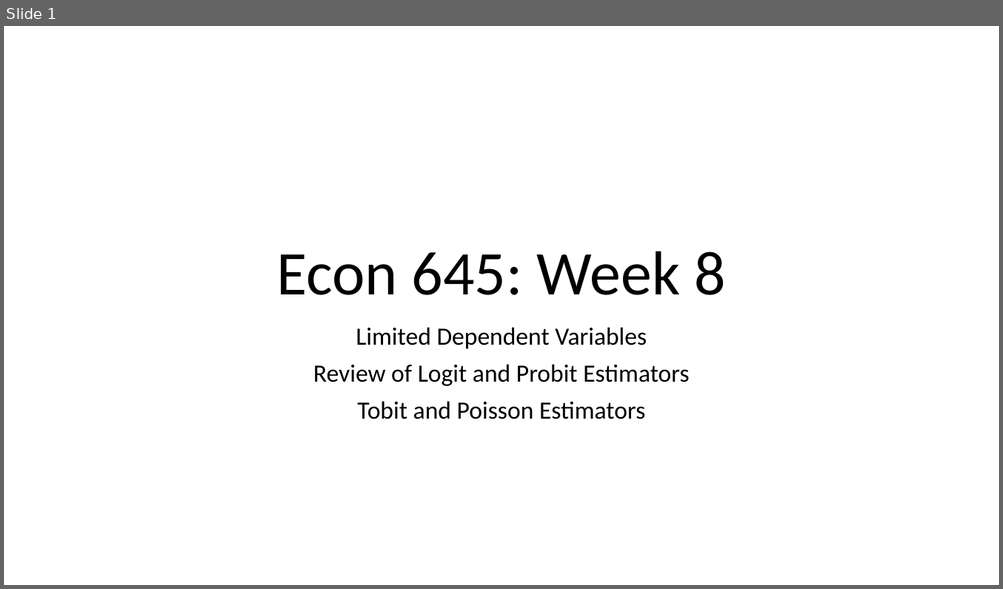
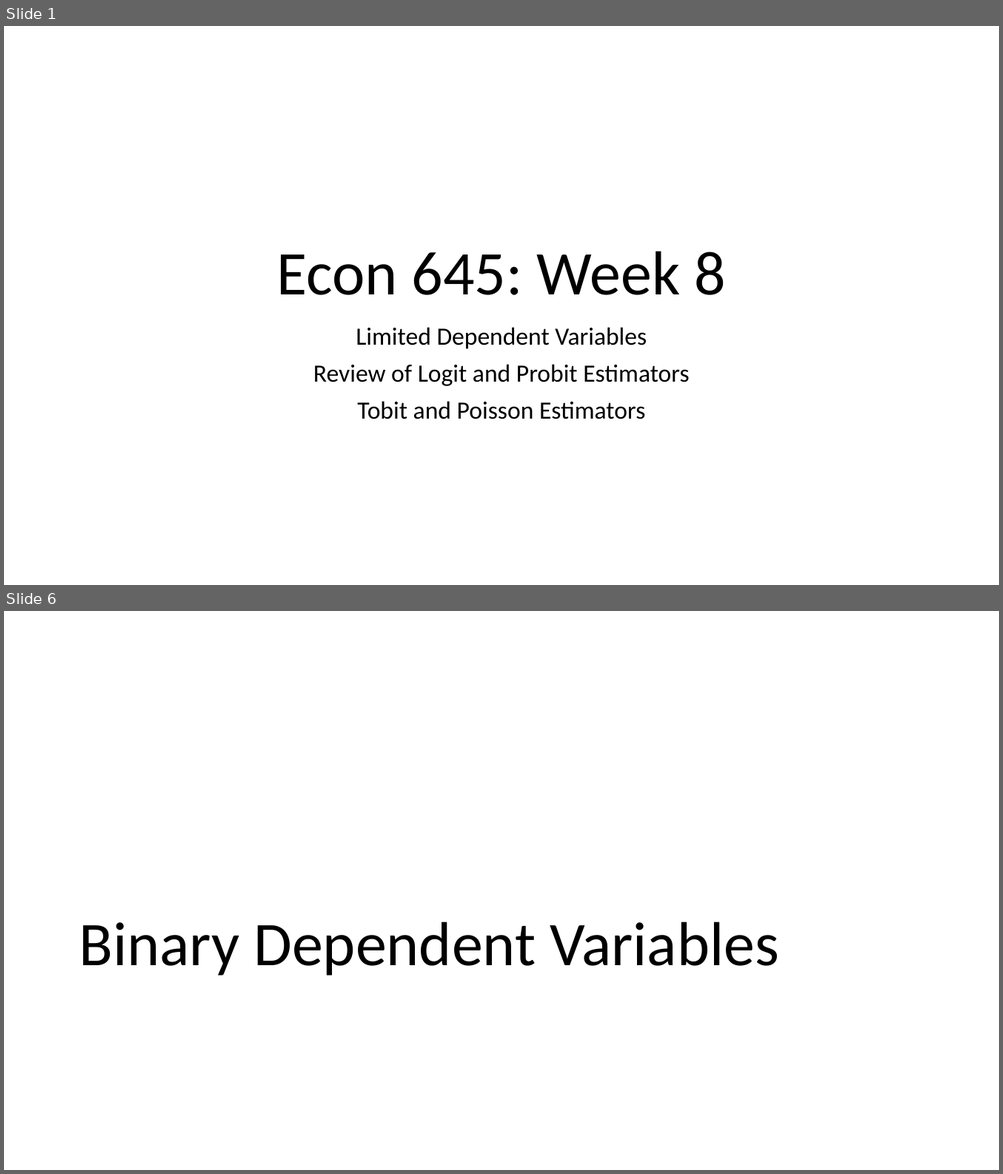
Before and after one commit to tmontgo/Econ645, a slide deck: Slides/Week_8_Limited_Dependent_Part1.pptx. Shown one above the other, each under a label of ours: slide 1 before the commit, slides 1 and 6 after it; the slides between them are not shown. The pictures are 1003x589 and 1003x1174 pixels, drawn with LibreOffice and Linux fonts; fonts in the diff are those of the drawing. Boxes give left, top, right and bottom in pixels: in the first picture for what was removed or moved away, otherwise in the second. Text is boxed around its words. In the diff, an @@ line names an element or a change of style, - is before the commit and + after.

```diff
--- a/Slides/Week_8_Limited_Dependent_Part1.pptx
+++ b/Slides/Week_8_Limited_Dependent_Part1.pptx
@@ slide 6 added at bbox=[4, 611, 999, 1170], background #FFFFFF @@
@@ title added at bbox=[79, 922, 779, 976], 60 pt, text #000000 @@
+Binary Dependent Variables
```
Also in this commit, not shown: 1 slide changed, 11 other slides added, 2 other files.
